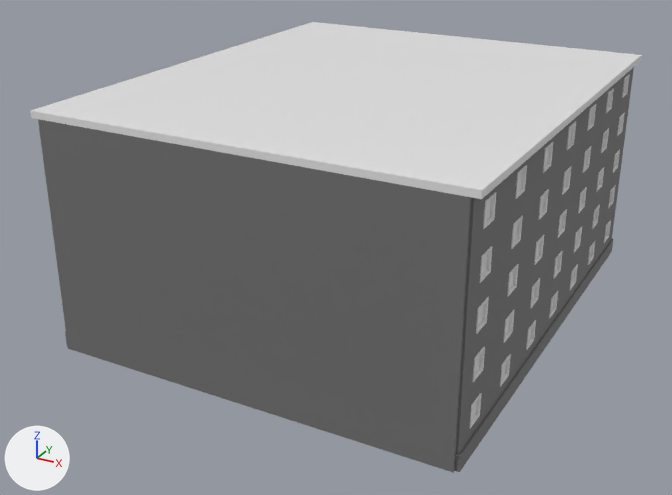
Renders of the FBX model OSB3D/Assets/Prefabs/Import/Buildings/BR30_F05_01.fbx from each side of a commit.
Camera for both pictures: a camera (50 mm lens) standing at (-15.1, -27.1, 27.7) and looking at (-41.2, 20.3, 4.0). The axes (+X, +Y, +Z) are drawn at lower left. The lights are the same throughout. Where no turn or scale is listed for an object, it has been applied to the vertices.

Objects in the first picture: 'BR30_F05_01'.
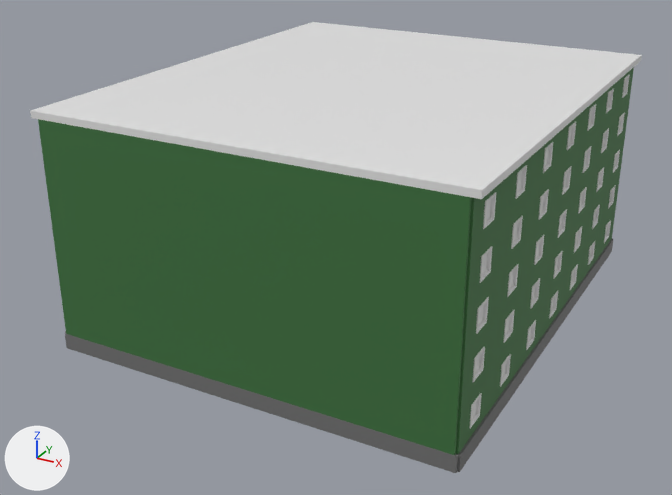
Boxes [x1, y1, x2, y2] around the edits, measured in the pictures (672 x 495 px):
'BR30_F05_01', recoloured (grey to green): [36, 67, 634, 473] in both

The change, as a list of edits to the scene's bpy script:
```text
Change mat_facade_003:
    mat_facade_003.base_color: (0.168, 0.168, 0.168) -> (0.0463, 0.168, 0.0476)  # grey #727272 -> dark green #3d723e
```
